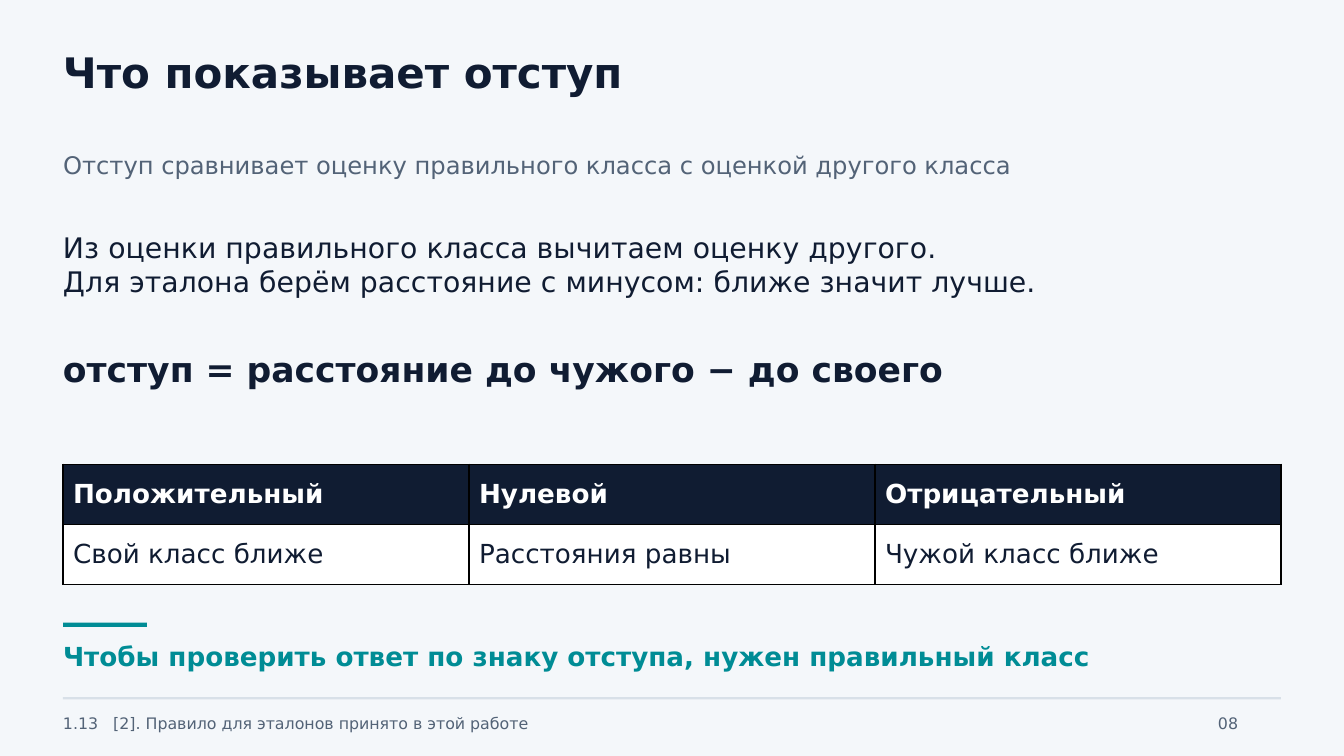
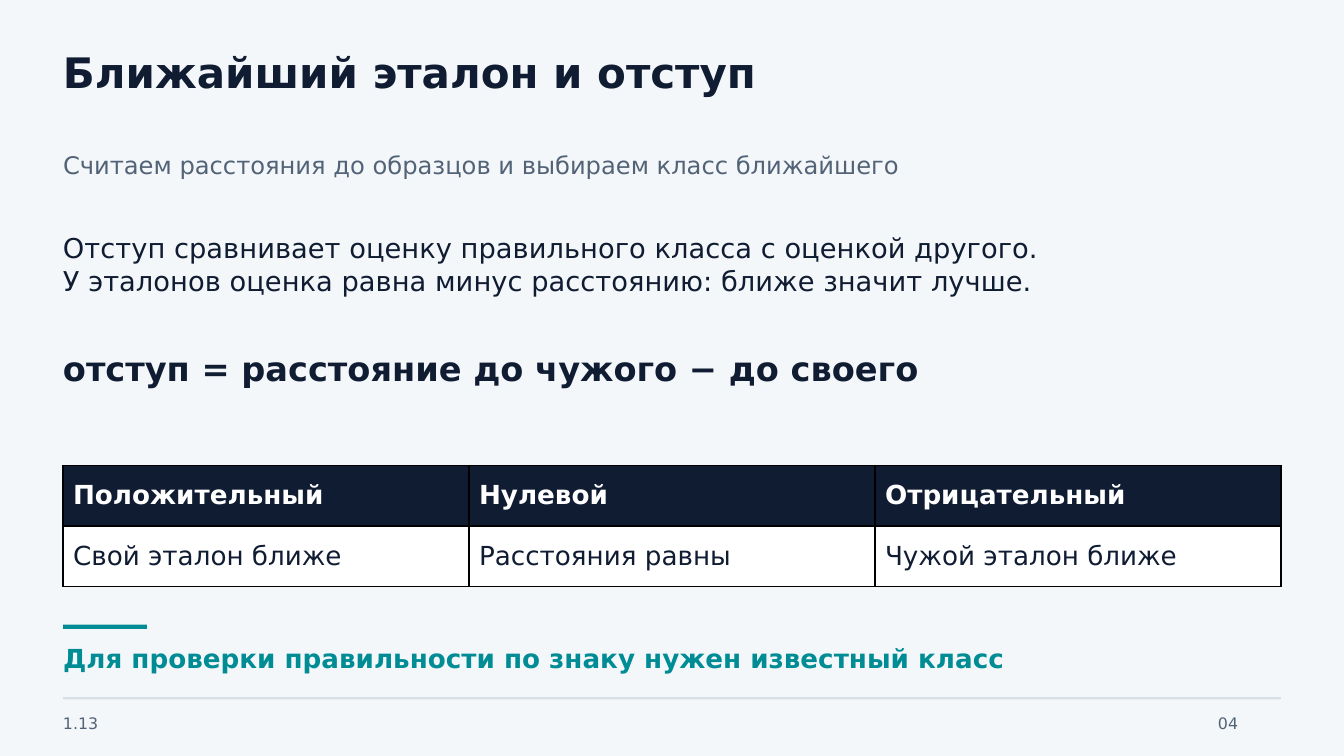
Before and after one commit to johnnilson664-sys/gis, a slide deck: slide 4 of presentations/1.13-etalony-otstupy/Etalony_otstupy_SYN_flood.pptx (slide 8 before the commit). Drawn at 1344x756 pixels with LibreOffice and Linux fonts; fonts in the diff are those of the drawing. Boxes give left, top, right and bottom in pixels: in the first picture for what was removed or moved away, otherwise in the second. Text is boxed around its words. In the diff, an @@ line names an element or a change of style, - is before the commit and + after.

```diff
--- a/presentations/1.13-etalony-otstupy/Etalony_otstupy_SYN_flood.pptx
+++ b/presentations/1.13-etalony-otstupy/Etalony_otstupy_SYN_flood.pptx
@@ text at [63, 56, 756, 97]: text changed @@
-Что показывает отступ
+Ближайший эталон и отступ
@@ text at [63, 155, 899, 179]: text changed @@
-Отступ сравнивает оценку правильного класса с оценкой другого класса
+Считаем расстояния до образцов и выбираем класс ближайшего
@@ text at [63, 237, 1037, 297]: text changed; size 20.2 to 19.5 pt @@
-Из оценки правильного класса вычитаем оценку другого.
-Для эталона берём расстояние с минусом: ближе значит лучше.
+Отступ сравнивает оценку правильного класса с оценкой другого.
+У эталонов оценка равна минус расстоянию: ближе значит лучше.
@@ text "отступ = расстояние до чужого ..." at [63, 362, 919, 388]: size 24.8 to 24 pt @@
@@ table at [63, 465, 1281, 587] @@
-row 2, column 1: Свой класс ближе
+row 2, column 1: Свой эталон ближе
-row 2, column 3: Чужой класс ближе
+row 2, column 3: Чужой эталон ближе
@@ text at [63, 648, 1004, 674]: text changed @@
-Чтобы проверить ответ по знаку отступа, нужен правильный класс
+Для проверки правильности по знаку нужен известный класс
@@ text at [63, 717, 98, 729]: text changed @@
-1.13 [2]. Правило для эталонов принято в этой работе
+1.13
@@ text at [1218, 717, 1238, 729]: text changed @@
-08
+04
```
Also in this commit, not shown: 8 other slides changed, 4 slides added, 15 slides removed, 5 other files.
